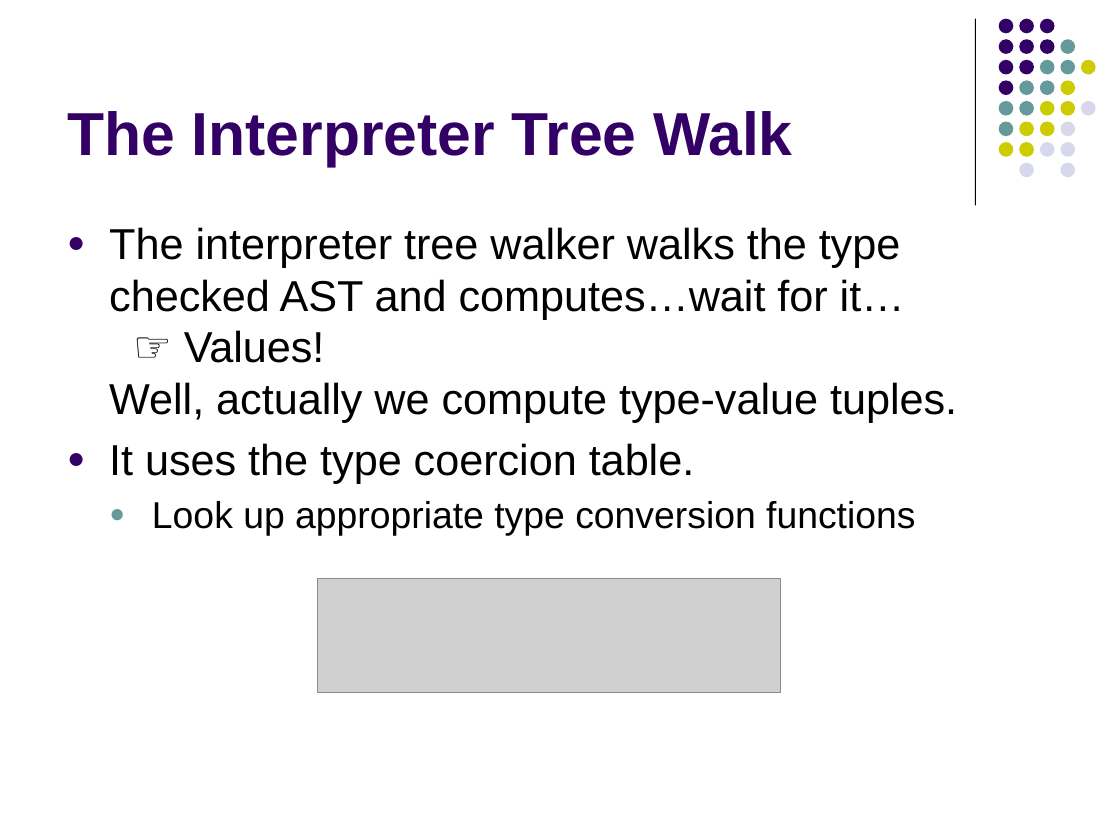
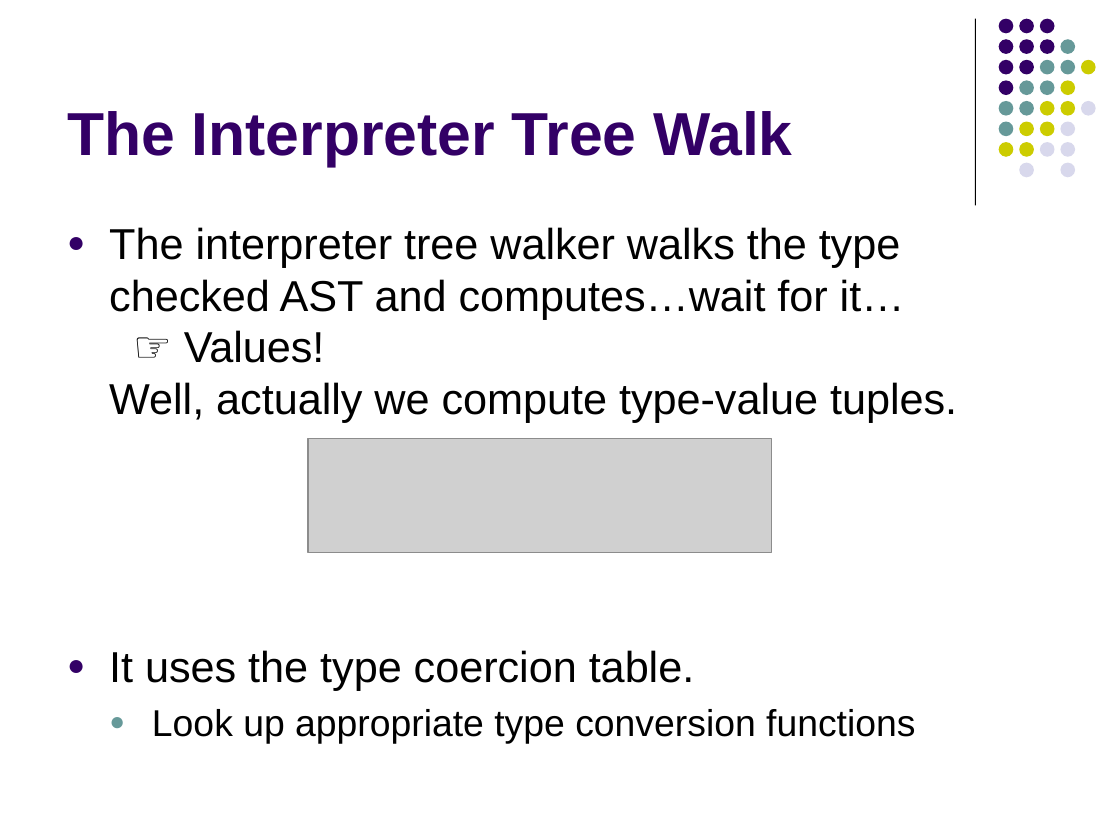
Before and after one commit to lutzhamel/CSC402, a slide deck: slide 40 of notes/csc402-ln018.pptx. Drawn at 1120x840 pixels with LibreOffice and Linux fonts; fonts in the diff are those of the drawing; grey boxes stand for pictures. Boxes give left, top, right and bottom in pixels: in the first picture for what was removed or moved away, otherwise in the second. Text is boxed around its words. In the diff, an @@ line names an element or a change of style, - is before the commit and + after.

```diff
--- a/notes/csc402-ln018.pptx
+++ b/notes/csc402-ln018.pptx
@@ text "The interpreter tree walker walks ..." rewrapped from [109, 227, 957, 536] to [109, 227, 957, 743] @@
@@ picture: place and size @@
-picture at [317, 579, 781, 692]
+picture at [308, 439, 772, 552]
```
Also in this commit, not shown: 3 other slides changed, 1 other file.
